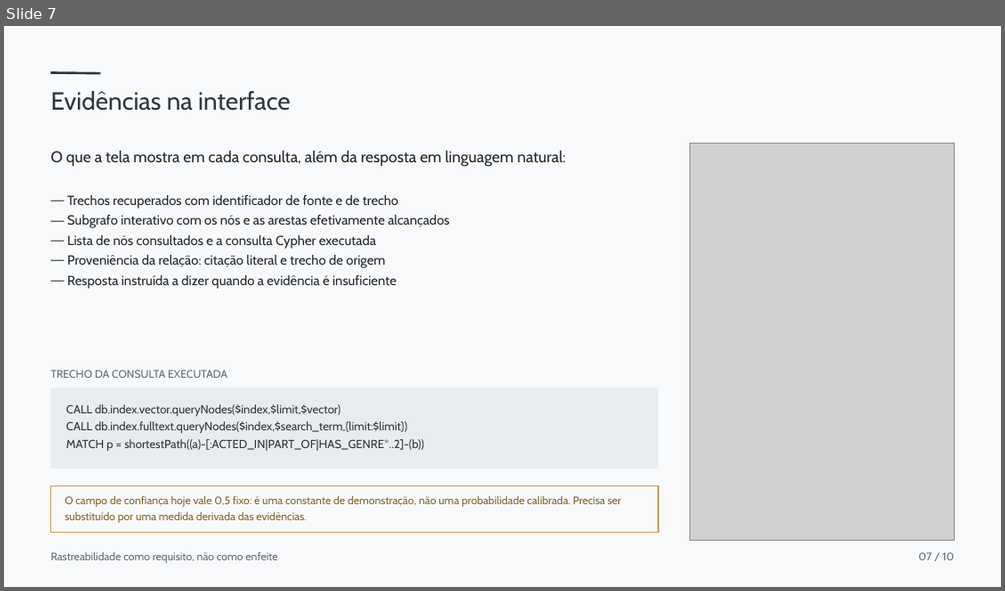
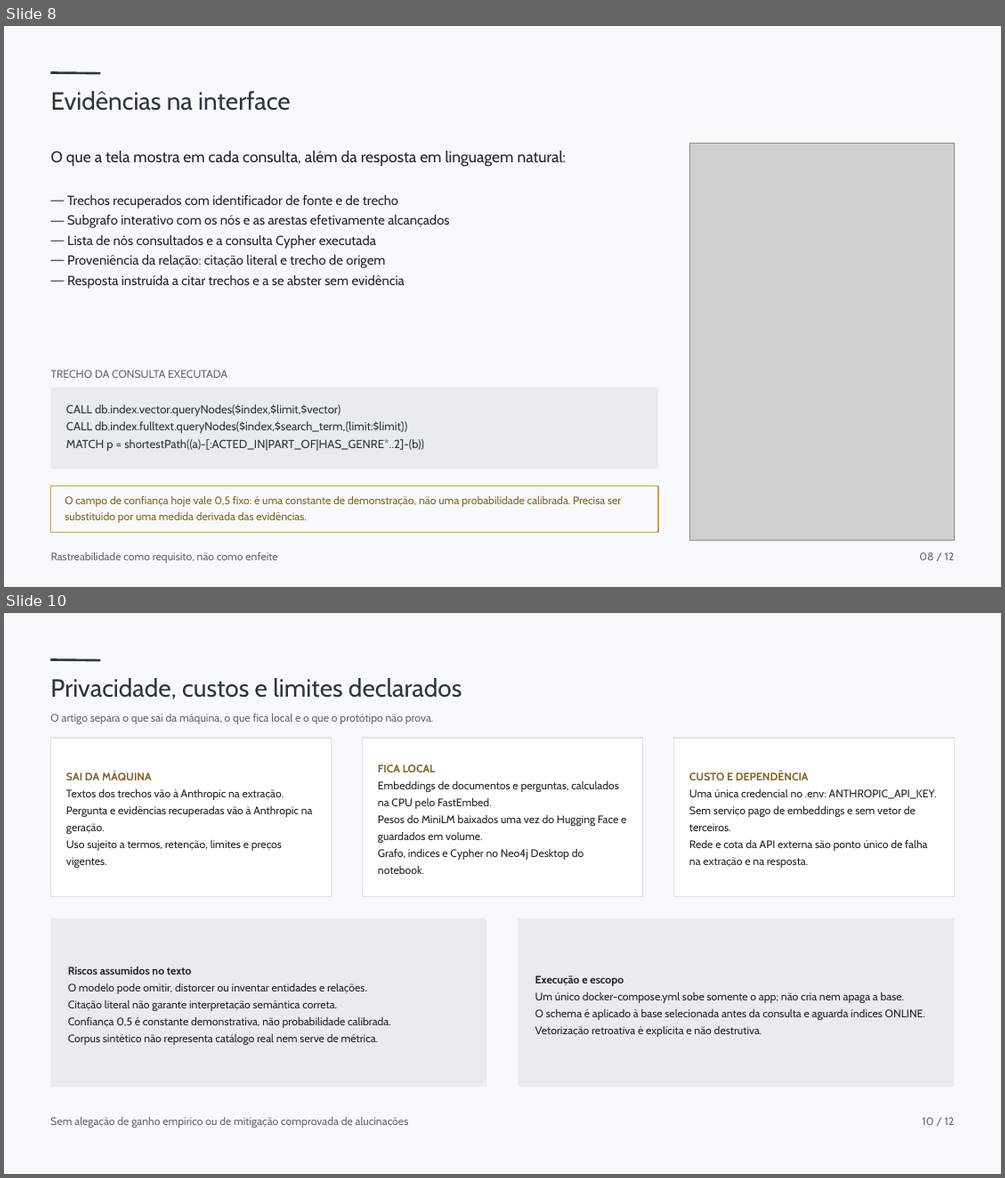
Before and after one commit to ARTHURNOBREGA1268/cinegrafo, a slide deck: docs/06_apresentacao_10pila.pptx. Shown one above the other, each under a label of ours: slide 7 before the commit, slides 8 and 10 after it; the slides between them are not shown. The pictures are 1005x591 and 1005x1178 pixels, drawn with LibreOffice and Linux fonts; fonts in the diff are those of the drawing; grey boxes stand for pictures. Boxes give left, top, right and bottom in pixels: in the first picture for what was removed or moved away, otherwise in the second. Text is boxed around its words. In the diff, an @@ line names an element or a change of style, - is before the commit and + after.

Commit message:
docs: apresentacao com ferramentas, privacidade e validacao

```diff
--- a/docs/06_apresentacao_10pila.pptx
+++ b/docs/06_apresentacao_10pila.pptx
@@ slide 10 added at (x1=4, y1=613, x2=1001, y2=1174), background #F8F9FA @@
@@ line added from (50, 659) to (100, 660), #2C363F 3 pt @@
@@ text added at (x1=50, y1=678, x2=461, y2=699), 32 pt, text #2C363F @@
+Privacidade, custos e limites declarados
@@ text added at (x1=50, y1=714, x2=434, y2=724), 14 pt, text #616971 @@
+O artigo separa o que sai da máquina, o que fica local e o que o protótipo não prova.
@@ rectangle added at (x1=50, y1=738, x2=331, y2=896), fill #FFFFFF, outline #DEE2E6 1.5 pt @@
@@ rectangle added at (x1=363, y1=738, x2=642, y2=896), fill #FFFFFF, outline #DEE2E6 1.5 pt @@
@@ rectangle added at (x1=673, y1=738, x2=954, y2=896), fill #FFFFFF, outline #DEE2E6 1.5 pt @@
@@ text added at (x1=66, y1=771, x2=313, y2=868), 14 pt, text #212529 @@
+SAI DA MÁQUINA
+Textos dos trechos vão à Anthropic na extração.
+Pergunta e evidências recuperadas vão à Anthropic na geração.
+Uso sujeito a termos, retenção, limites e preços vigentes.
@@ text added at (x1=378, y1=764, x2=626, y2=874), 14 pt, text #212529 @@
+FICA LOCAL
+Embeddings de documentos e perguntas, calculados na CPU pelo FastEmbed.
+Pesos do MiniLM baixados uma vez do Hugging Face e guardados em volume.
+Grafo, índices e Cypher no Neo4j Desktop do notebook.
@@ text added at (x1=689, y1=772, x2=937, y2=868), 14 pt, text #212529 @@
+CUSTO E DEPENDÊNCIA
+Uma única credencial no .env: ANTHROPIC_API_KEY.
+Sem serviço pago de embeddings e sem vetor de terceiros.
+Rede e cota da API externa são ponto único de falha na extração e na resposta.
@@ rectangle added at (x1=50, y1=918, x2=486, y2=1086), fill #E9ECEF @@
@@ rectangle added at (x1=518, y1=918, x2=955, y2=1086), fill #E9ECEF @@
@@ text added at (x1=68, y1=966, x2=391, y2=1045), 14 pt, text #212529 @@
+Riscos assumidos no texto
+O modelo pode omitir, distorcer ou inventar entidades e relações.
+Citação literal não garante interpretação semântica correta.
+Confiança 0,5 é constante demonstrativa, não probabilidade calibrada.
+Corpus sintético não representa catálogo real nem serve de métrica.
@@ text added at (x1=535, y1=975, x2=925, y2=1037), 14 pt, text #212529 @@
+Execução e escopo
+Um único docker-compose.yml sobe somente o app; não cria nem apaga a base.
+O schema é aplicado à base selecionada antes da consulta e aguarda índices ONLINE.
+Vetorização retroativa é explícita e não destrutiva.
@@ text added at (x1=50, y1=1117, x2=409, y2=1127), 14 pt, text #616971 @@
+Sem alegação de ganho empírico ou de mitigação comprovada de alucinações
@@ text added at (x1=922, y1=1117, x2=955, y2=1125), 14 pt, text #616971 @@
+10 / 12
@@ what was slide 7 is now slide 8 @@
@@ slide 8 changed as well @@
@@ text at (x1=67, y1=275, x2=404, y2=289): text changed @@
-— Resposta instruída a dizer quando a evidência é insuficiente
+— Resposta instruída a citar trechos e a se abster sem evidência
@@ text at (x1=919, y1=552, x2=955, y2=560): text changed @@
-07 / 10
+08 / 12
```
Also in this commit, not shown: 9 other slides changed, 1 other slide added.
